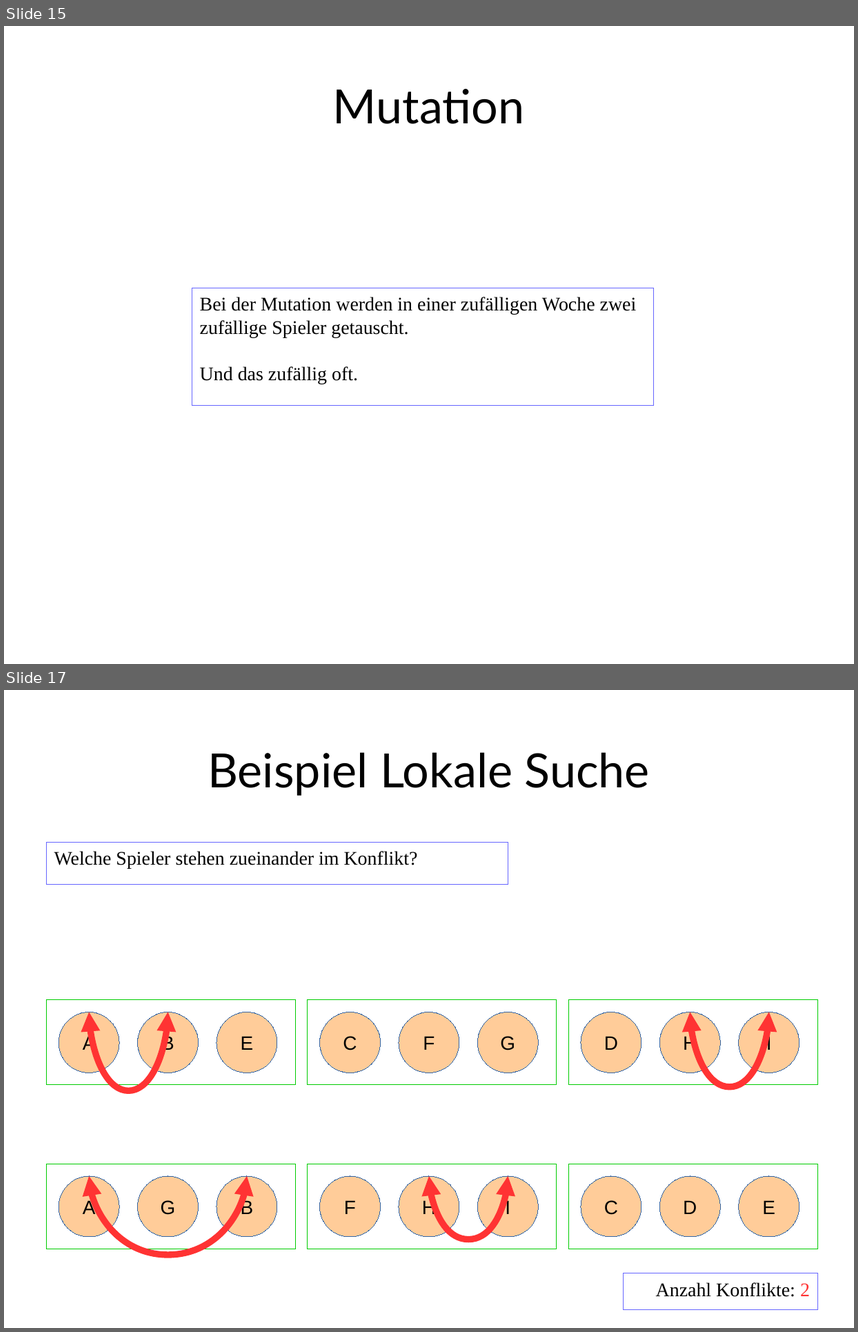
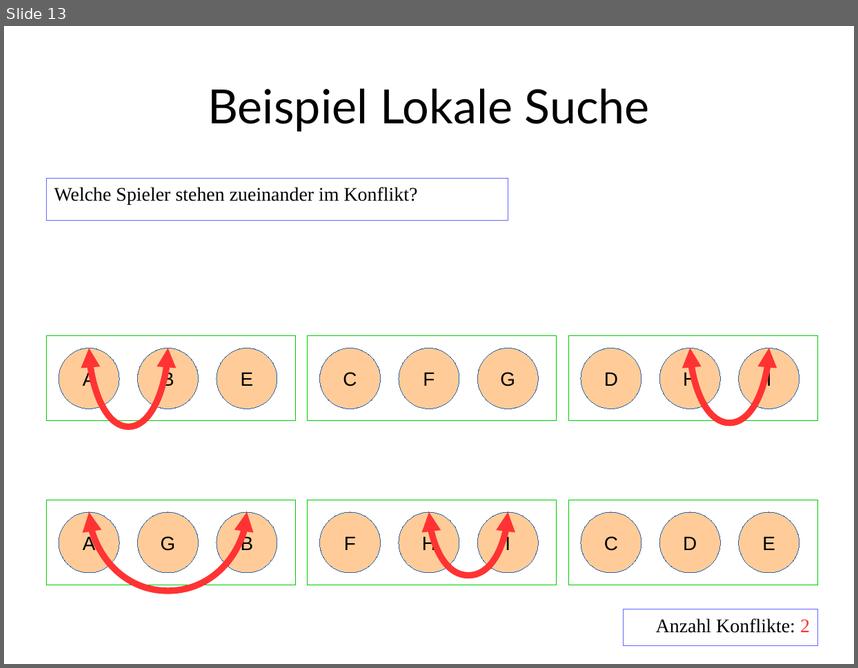
Before and after one commit to RincewindWizzard/social-golfers, a slide deck: presentation/DennisLindemannSocialGolferProblem.odp. Shown one above the other, each under a label of ours: slides 15 and 17 before the commit, slide 13 after it; the slides between them are not shown. The pictures are 858x1332 and 858x668 pixels, drawn with LibreOffice and Linux fonts; fonts in the diff are those of the drawing. Boxes give left, top, right and bottom in pixels: in the first picture for what was removed or moved away, otherwise in the second. Text is boxed around its words. In the diff, an @@ line names an element or a change of style, - is before the commit and + after.

```diff
--- a/presentation/DennisLindemannSocialGolferProblem.odp
+++ b/presentation/DennisLindemannSocialGolferProblem.odp
@@ slide 15 removed at [4,26,854,664], background #FFFFFF @@
@@ title removed at [333,89,525,124] @@
-Mutation
@@ rectangle removed at [192,288,653,405] @@
-Bei der Mutation werden in einer zufälligen Woche zwei zufällige Spieler getauscht.
-Und das zufällig oft.
@@ what was slide 17 is now slide 13 @@
```
Also in this commit, not shown: 4 slides changed, 1 slide added, 4 other slides removed, 1 other file.
